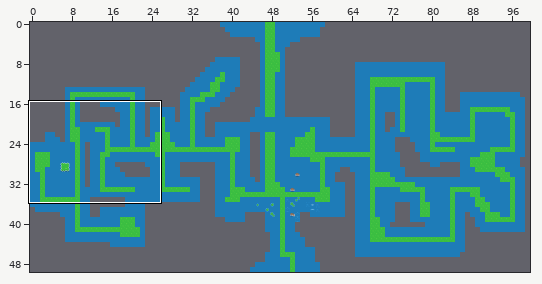
Tiled map -- Tiled/Swamp.tmx. The first picture is a wide view before the edit; the outline marks the close-up.
Close-up. Earlier state:
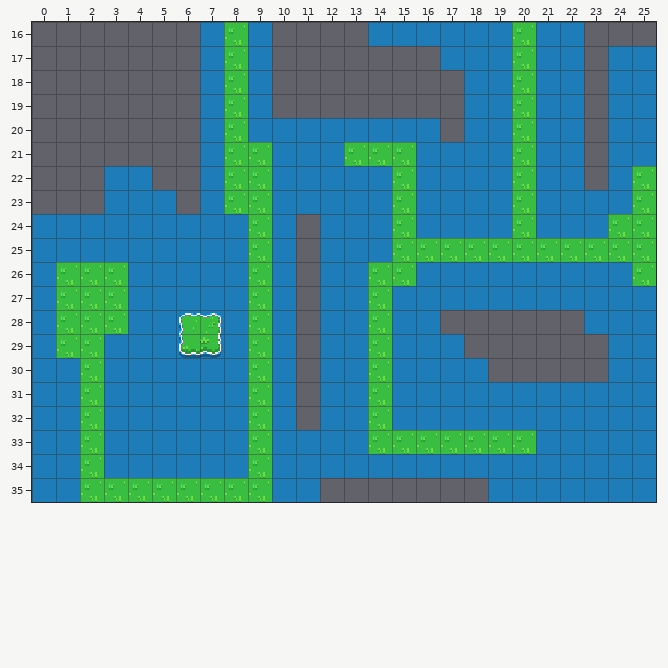
Cells are 16x16 px. Shown: x 0..25, y 16..35. The commit also changed other parts of the map, which this record leaves out.
The same view after the edit:
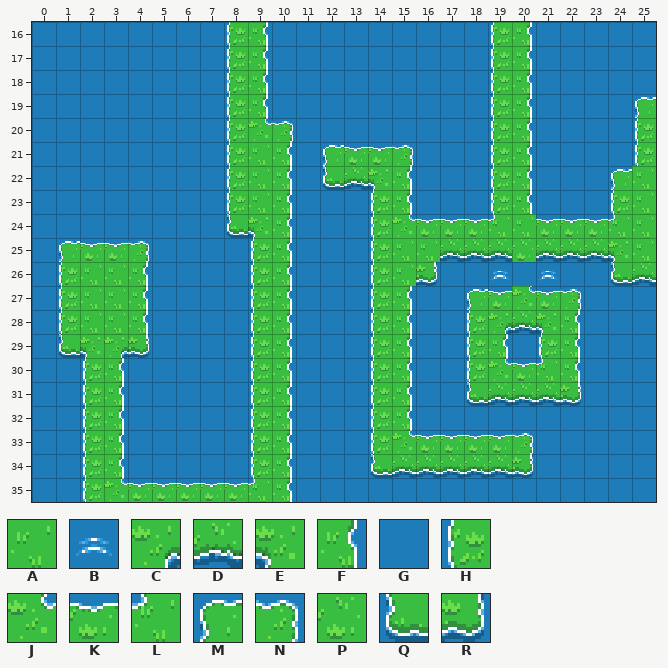
Key: from "Forest": A 0, B 80, C 242, D 243, E 244, F 282, G 283, H 284, J 322, K 323, L 324, M 362, N 363, P 365, Q 402, R 403.
_ is an empty cell, . an unchanged one.
Tiles of an added or newly shown layer are drawn over the layers below it.
Changes in this commit:
--- layer "Tile layer 4" (removed)
@@ x 1..25 @@
-16 .......AG.........GA.....
-17 .......AG.........GA.....
-18 .......AG.........GA.....
-19 .......AG.........GA....G
-20 .......AGG........GA....G
-21 .......A.G.GAAA...GA....G
-22 .......A.G.GGGA...GA...G.
-23 .......A.G...GA...GA...G.
-24 .......GAG...GAGGGG.GGGA.
-25 GGGG....AG...G..AAAAAAAA.
-26 A..G....AG...A.G..G.G..GA
-27 A..G....AG...AG..GGGGG...
-28 A..G....AG...AG..........
-29 AAGG....AG...AG..........
-30 .AG.....AG...AG..G.......
-31 .AG.....AG...AG..GGGGG...
-32 .AG.....AG...AG..........
-33 .AG.....AG...AAAAAAA.....
-34 .AG.....AG...GGGGGGG.....
-35 .AAAAAAAAG...............
+16 .......__.........__.....
+17 .......__.........__.....
+18 .......__.........__.....
+19 .......__.........__...._
+20 .......___........__...._
+21 ......._._.____...__...._
+22 ......._._.____...__..._.
+23 ......._._...__...__..._.
+24 .......___...______.____.
+25 ____....__..._..________.
+26 _.._....__..._._.._._..__
+27 _.._....__...__.._____...
+28 _.._....__...__..........
+29 ____....__...__..........
+30 .__.....__...__.._.......
+31 .__.....__...__.._____...
+32 .__.....__...__..........
+33 .__.....__..._______.....
+34 .__.....__..._______.....
+35 ._________...............
--- layer "Tile layer 2" (removed)
@@ x 6..7 @@
-28 MN
-29 QR
+28 __
+29 __
--- layer "Ground" (added)
@@ x 0..25 @@
-16 _______.______.....__..___
-17 _______._________..__.._..
-18 _______.__________.__.._..
-19 _______.__________.__.._._
-20 _______.___......_.__.._._
-21 _______._._.____...__.._._
-22 ___..__._._.____...__..__.
-23 ___..._._._...__...__..._.
-24 ........____..______.____.
-25 .____....___.._..________.
-26 ._.._....___.._._.._._..__
-27 ._.._....___..__.._____...
-28 ._.._.__.___..__.______...
-29 .____.__.___..__..______..
-30 ..__.....___..__..______..
-31 ..__.....___..__.._____...
-32 ..__.....___..__..........
-33 ..__.....__..._______.....
-34 ..__.....__..._______.....
-35 .._________._______.......
+16 GGGGGGG.HFGGGG.....HF..GGG
+17 GGGGGGG.HFGGGGGGG..HF..G..
+18 GGGGGGG.HFGGGGGGGG.HF..G..
+19 GGGGGGG.HFGGGGGGGG.HF..G.M
+20 GGGGGGG.HJN......G.HF..G.H
+21 GGGGGGG.H.F.MKKN...HF..G.H
+22 GGG..GG.H.F.QDEF...HF..GM.
+23 GGG...G.H.F...HF...HF...H.
+24 ........QEFG..HJKKKL.KKKL.
+25 .MKKN....HFG..H..DDDPDDDE.
+26 .H..F....HFG..H.R..B.B..QD
+27 .H..F....HFG..HF..MKJKN...
+28 .H..F.GG.HFG..HF.GHCDEF...
+29 .QECR.GG.HFG..HF..HFGHFG..
+30 ..HF.....HFG..HF..HJKLFG..
+31 ..HF.....HFG..HF..QDDDR...
+32 ..HF.....HFG..HF..........
+33 ..HF.....HF...HJKKKKN.....
+34 ..HF.....HF...QDDDDDR.....
+35 ..HJKKKKKLF.GGGGGGG.......
Boxes around the changes in both close-ups, in picture pixels (x1, y1, x2, y2):
changed: (32, 22, 656, 502)
